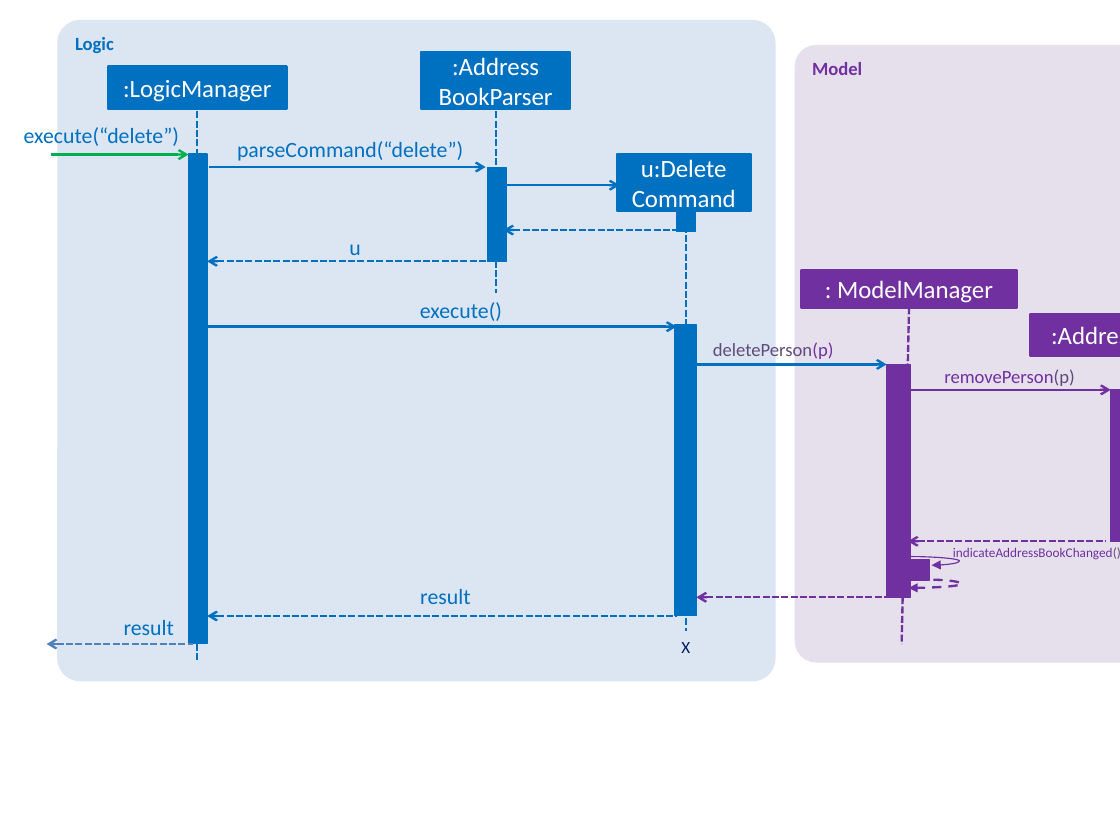
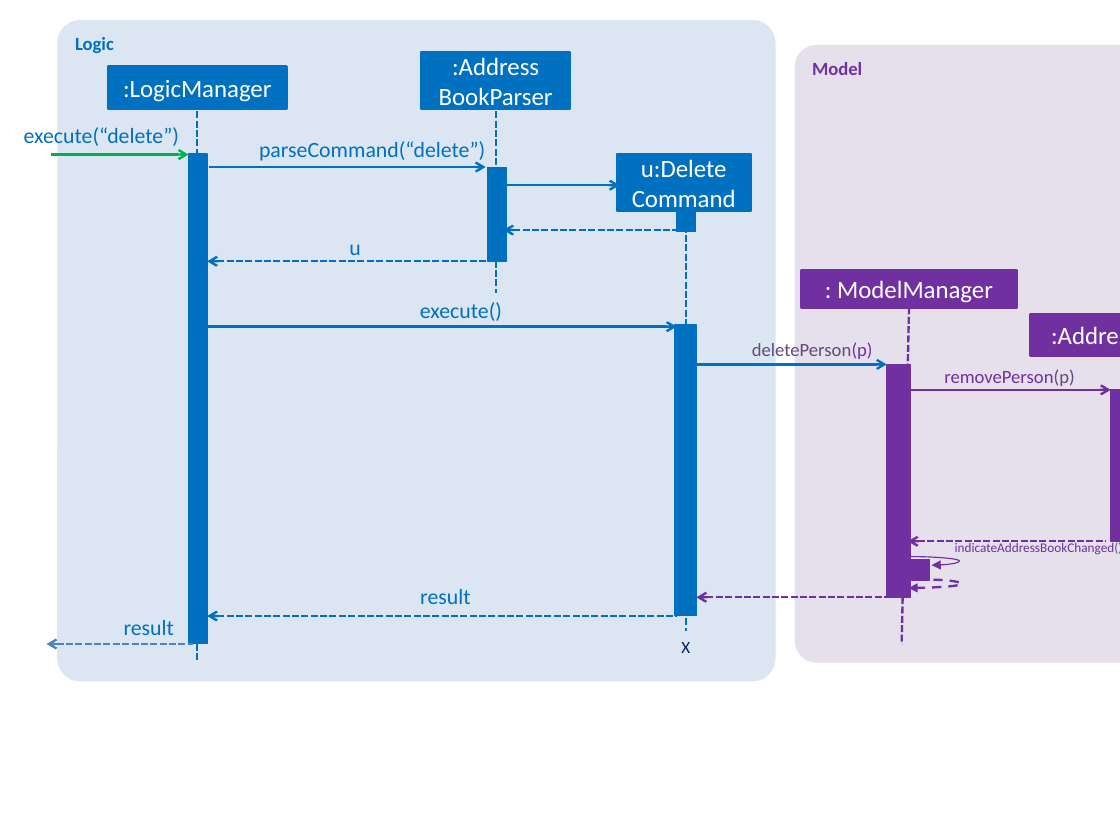
Before and after one commit to auskure/main, a slide deck: slide 1 of docs/diagrams/SortedListSequenceDiagramCommandDelete.pptx. Drawn at 1120x840 pixels with LibreOffice and Linux fonts; fonts in the diff are those of the drawing. Boxes give left, top, right and bottom in pixels: in the first picture for what was removed or moved away, otherwise in the second. Text is boxed around its words. In the diff, an @@ line names an element or a change of style, - is before the commit and + after.

```diff
--- a/docs/diagrams/SortedListSequenceDiagramCommandDelete.pptx
+++ b/docs/diagrams/SortedListSequenceDiagramCommandDelete.pptx
@@ text "parseCommand(“delete”)": place and size @@
-text "parseCommand(“delete”)" at (237,141,463,161)
+text "parseCommand(“delete”)" at (259,141,485,164)
@@ text "deletePerson(p)": place and size @@
-text "deletePerson(p)" at (713,342,834,359)
+text "deletePerson(p)" at (752,342,873,359)
@@ text "indicateAddressBookChanged()": place and size @@
-text "indicateAddressBookChanged()" at (953,547,1120,561)
+text "indicateAddressBookChanged()" at (955,541,1120,555)
```
Also in this commit, not shown: 21 other files.
